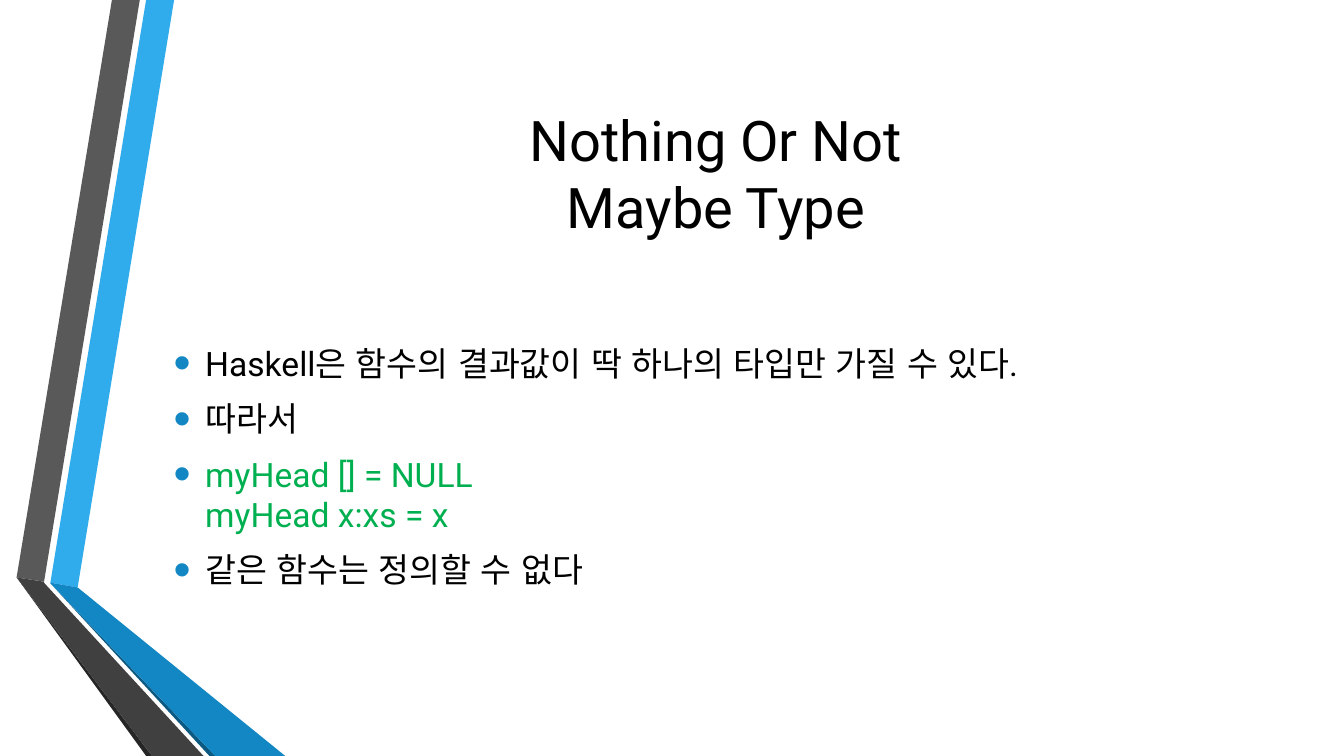
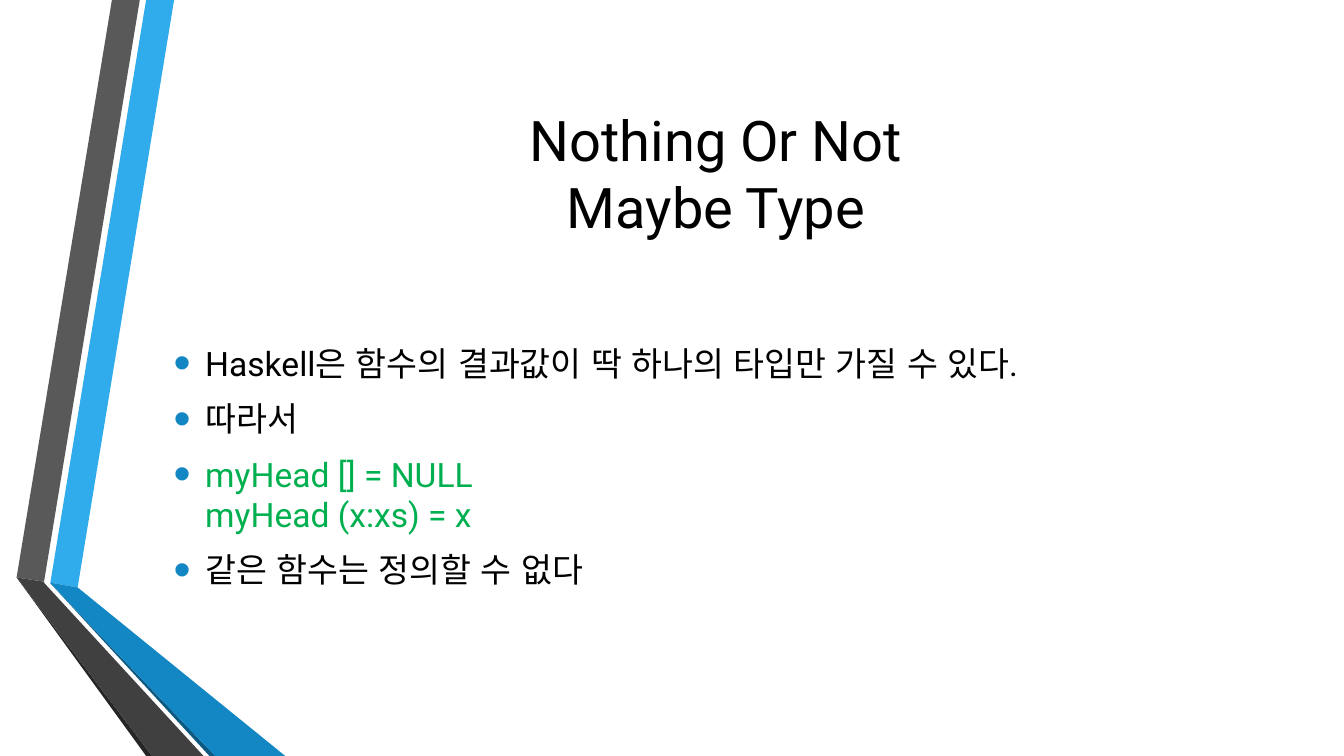
Before and after one commit to Ailrun/HaskellTutorial, a slide deck: slide 70 of Haskell02.pptx. Drawn at 1344x756 pixels with LibreOffice and Linux fonts; fonts in the diff are those of the drawing; background and template pictures are left out. Boxes give left, top, right and bottom in pixels: in the first picture for what was removed or moved away, otherwise in the second. Text is boxed around its words. In the diff, an @@ line names an element or a change of style, - is before the commit and + after.

```diff
--- a/Haskell02.pptx
+++ b/Haskell02.pptx
@@ text at [205, 461, 473, 535]: text changed @@
-• myHead [] = NULL
-  myHead x:xs = x
+• myHead [] = NULL
+  myHead (x:xs) = x
```
Also in this commit, not shown: 5 other slides changed, 6 other files.
